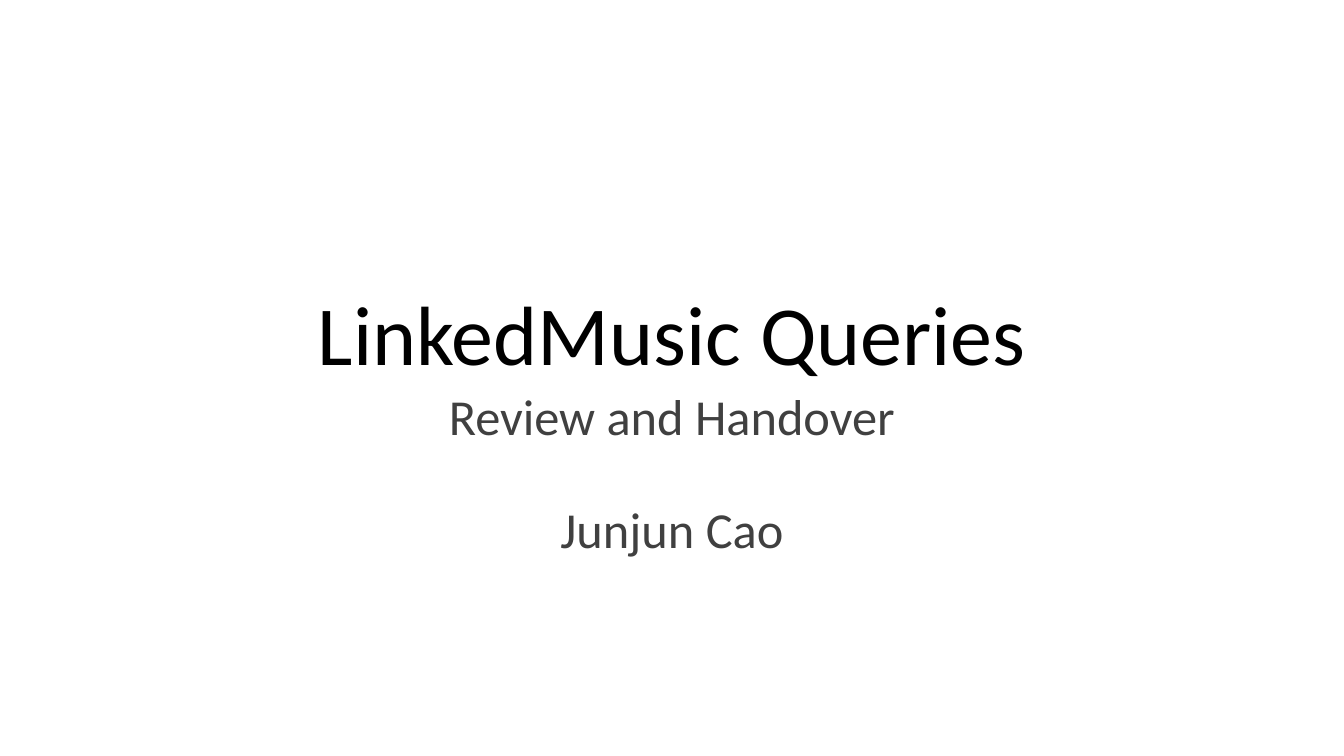
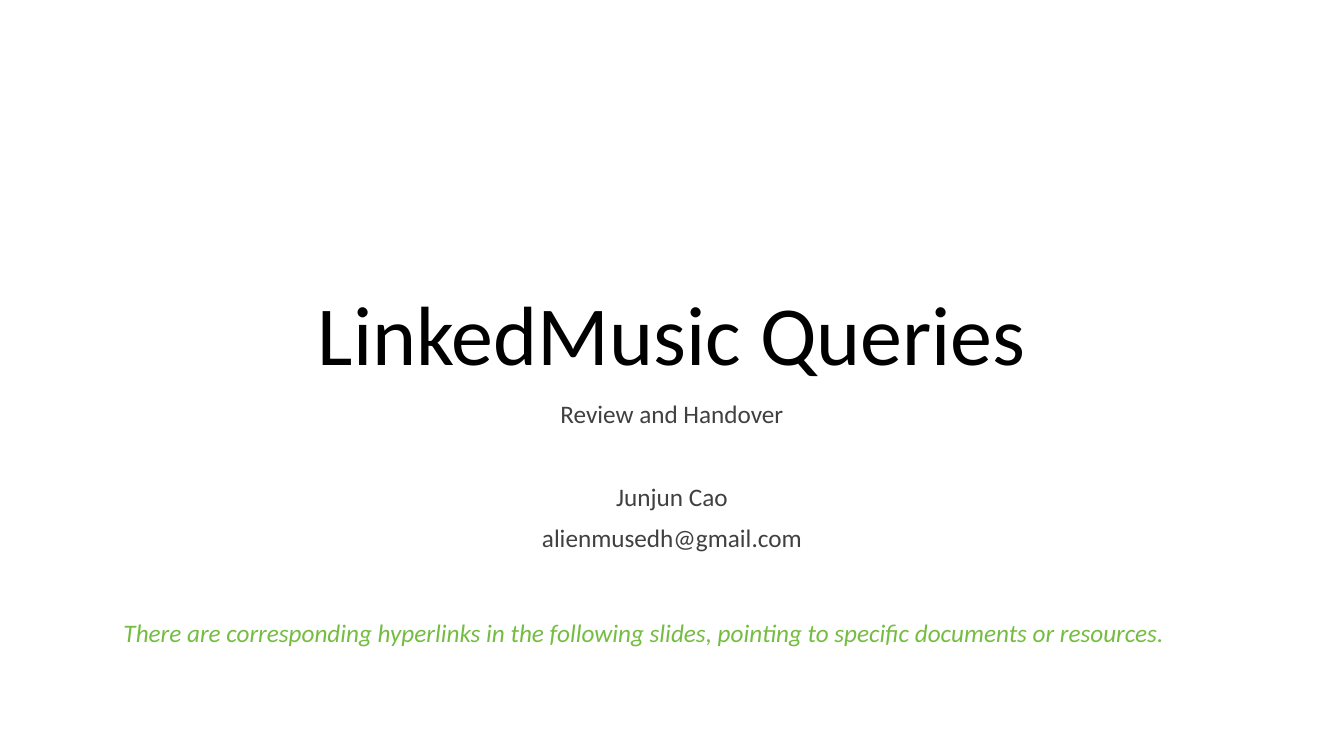
Before and after one commit to DDMAL/linkedmusic-queries, a slide deck: slide 1 of handOver_generalReviewOf_LinkedMusicQueries2024-2025.pptx. Drawn at 1344x756 pixels with LibreOffice and Linux fonts; fonts in the diff are those of the drawing. Boxes give left, top, right and bottom in pixels: in the first picture for what was removed or moved away, otherwise in the second. Text is boxed around its words. In the diff, an @@ line names an element or a change of style, - is before the commit and + after.

```diff
--- a/handOver_generalReviewOf_LinkedMusicQueries2024-2025.pptx
+++ b/handOver_generalReviewOf_LinkedMusicQueries2024-2025.pptx
@@ subtitle at (x1=560, y1=405, x2=783, y2=511): size 36 to 18 pt in "Review and Handover", "Junjun Cao"; line spacing 0.7 to 0.9 @@
@@ subtitle at (x1=542, y1=529, x2=802, y2=552): paragraph added @@
+alienmusedh@gmail.com
@@ text added at (x1=123, y1=624, x2=1163, y2=647), 18 pt, text #75BD42, italic @@
+There are corresponding hyperlinks in the following slides, pointing to specific documents or resources.
```
Also in this commit, not shown: 13 other slides changed, 3 slides added, 2 other files.
